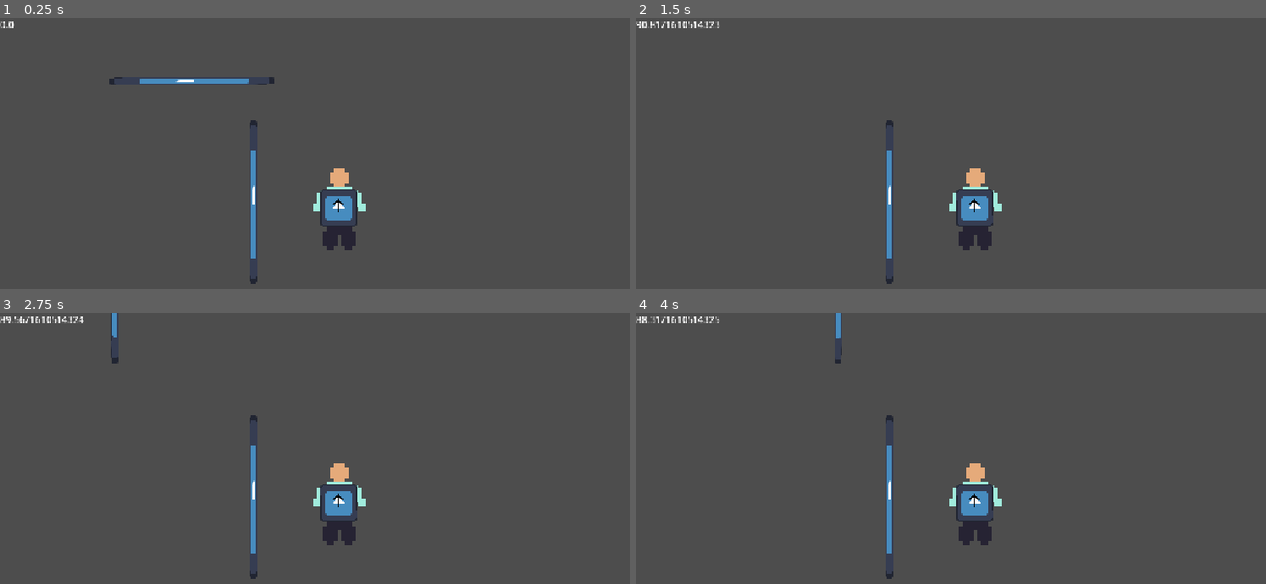
Above: before the commit, frames 1-4 (two rows, left to right).
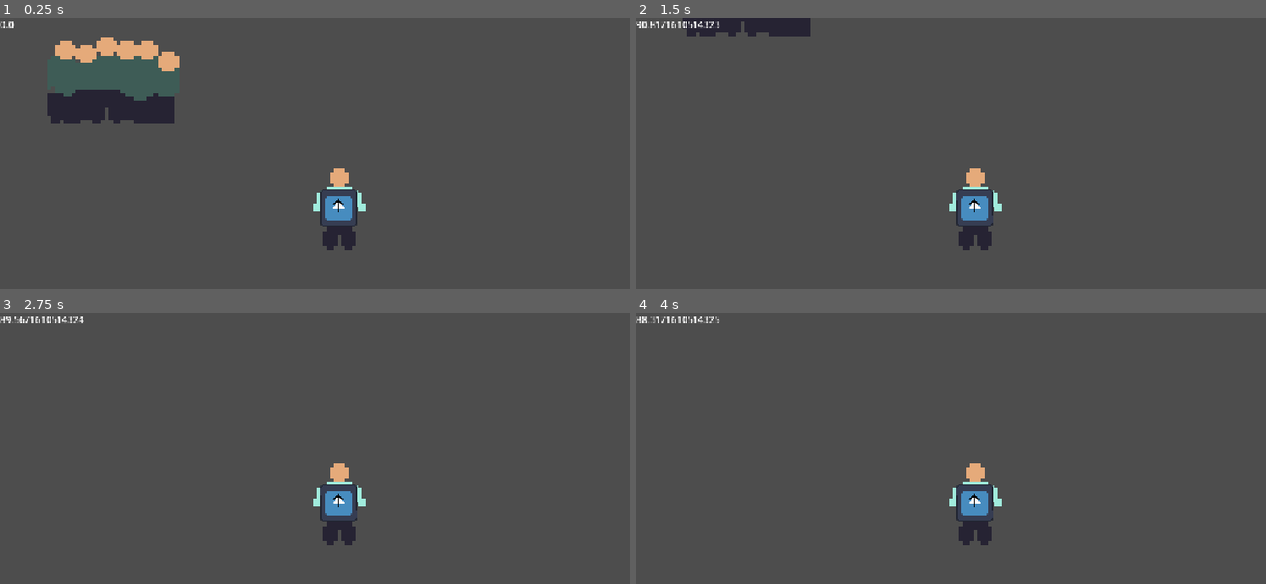
Above: after the commit, the same moments.

Repository: Chickenhatter/horizon-get-to-class
Game: Godot game, scene res://scenes/getting_to.tscn
Two runs of this game, one before a commit and one after it. Both use one fixed random seed, a clock stepped at 60 frames per second and the inputs below. The project has no main scene, so this scene is started directly. The engine's default icon, where the game draws it, is replaced by a stand-in: a white triangle on a blue panel in a dark square.
Inputs (mouse positions are in pixels of both pictures, inside the frame that each line leads up to):
- Up to frame 1 (0.25 s): no input
- Up to frame 2 (1.5 s): tap Enter at 0.5 s; move the mouse to (1121, 188) at 0.52 s; hold Right 0.53-1.28 s; tap Alt at 0.6 s; click (1121, 188) at 0.67 s; move the mouse to (837, 226) at 1.27 s; hold Down from 1.28 s (still down); tap Shift at 1.35 s
- Up to frame 3 (2.75 s): move the mouse to (409, 418) at 2.02 s; release Down at 2.03 s; hold Right from 2.03 s (still down); tap Alt at 2.1 s
- Up to frame 4 (4 s): move the mouse to (938, 578) at 2.77 s; release Right at 2.78 s; hold Up 2.78-3.53 s; tap Shift at 2.85 s; click (938, 578) at 2.92 s; move the mouse to (1177, 559) at 3.52 s; hold Left from 3.53 s (still down); tap Alt at 3.6 s

The runs differ from the first frame. In frame 1, 4.1% of the frame differs, in the area x 7-44%, y 7-99%; in frame 2, 1.6%; in frame 3, 0.5%; in frame 4, 0.5%.

Commit message:
3hr 3m adding animation to walkers

Diff:
--- a/code/character.gd
+++ b/code/character.gd
@@ -41,5 +41,6 @@
 		else:
 			velocity = push * original_speed
 	$Icon2.scale.x = (1.5*(sin((2*PI*($".".rotation_degrees+45)/180)))+4.5)
+	$CollisionPolygon2D.scale.x = (1.5*(sin((2*PI*($".".rotation_degrees+45)/180)))+4.5)
 	$Icon2.rotation_degrees = -$".".rotation_degrees
 	$Icon2/arrow.rotation_degrees = $".".rotation_degrees
--- a/code/moving1.gd
+++ b/code/moving1.gd
@@ -14,3 +14,14 @@
 	var current_velocity = (global_position - last_position) / delta
 	last_position = global_position
 	velocity = current_velocity
+	$side.global_rotation = 0
+	$forward.global_rotation = 0
+	$CollisionShape2D.global_rotation = 0
+	if cos(2*PI*($".".global_rotation_degrees)/180) < 0:
+		$side.play("no")
+		$forward.play("them")
+		$CollisionShape2D.scale.y = 1
+	else:
+		$forward.play("no")
+		$side.play("them")
+		$CollisionShape2D.scale.y = 0.3
--- a/scenes/getting_to.tscn
+++ b/scenes/getting_to.tscn
@@ -7,9 +7,8 @@
 [ext_resource type="Texture2D" uid="uid://celsot7yfnag4" path="res://assets/human/pixil-frame-0 (15).png" id="3_l6age"]
 [ext_resource type="Script" uid="uid://c1r628slsblxt" path="res://code/classes_decider.gd" id="4_ku5y5"]
 [ext_resource type="Script" uid="uid://dc4oih1orewkw" path="res://code/camera.gd" id="5_6viju"]
-
-[sub_resource type="CircleShape2D" id="CircleShape2D_rpb1b"]
-radius = 21.0
+[ext_resource type="Texture2D" uid="uid://dij357whn0vpq" path="res://assets/human/pixil-frame-0 (16).png" id="5_sn084"]
+[ext_resource type="Texture2D" uid="uid://cbge3i68g8yk3" path="res://assets/human/pixil-frame-0 (14).png" id="6_ah7as"]
 
 [sub_resource type="Curve2D" id="Curve2D_4m780"]
 _data = {
@@ -18,7 +17,45 @@
 point_count = 5
 
 [sub_resource type="RectangleShape2D" id="RectangleShape2D_ku5y5"]
-size = Vector2(13, 269)
+size = Vector2(148.98418, 222.97482)
+
+[sub_resource type="SpriteFrames" id="SpriteFrames_rpb1b"]
+animations = [{
+"frames": [{
+"duration": 1.0,
+"texture": null
+}],
+"loop": 1,
+"name": &"no",
+"speed": 5.0
+}, {
+"frames": [{
+"duration": 1.0,
+"texture": ExtResource("5_sn084")
+}],
+"loop": 1,
+"name": &"them",
+"speed": 5.0
+}]
+
+[sub_resource type="SpriteFrames" id="SpriteFrames_7xrwy"]
+animations = [{
+"frames": [{
+"duration": 1.0,
+"texture": null
+}],
+"loop": 1,
+"name": &"no",
+"speed": 5.0
+}, {
+"frames": [{
+"duration": 1.0,
+"texture": ExtResource("6_ah7as")
+}],
+"loop": 1,
+"name": &"them",
+"speed": 5.0
+}]
 
 [sub_resource type="RectangleShape2D" id="RectangleShape2D_7xrwy"]
 
@@ -58,9 +95,6 @@
 scale = Vector2(6, 6)
 texture = ExtResource("2_dak1h")
 
-[node name="CollisionShape2D" type="CollisionShape2D" parent="Node2D/character/character" unique_id=782613579]
-shape = SubResource("CircleShape2D_rpb1b")
-
 [node name="Icon2" type="Node2D" parent="Node2D/character/character" unique_id=1552264854]
 scale = Vector2(6, 6)
 
@@ -77,6 +111,9 @@
 scale = Vector2(0.34375, 0.33333325)
 texture = ExtResource("3_l6age")
 
+[node name="CollisionPolygon2D" type="CollisionPolygon2D" parent="Node2D/character/character" unique_id=368582955]
+polygon = PackedVector2Array(-14, -68, 17, -68, 17, -37, 41, -37, 41, -8, 47, -8, 47, 7, 33, 7, 28, 7, 28, 72, -27, 72, -27, 5, -44, 5, -46, 5, -46, -8, -40, -8, -40, -37, -15, -37, -15, -68)
+
 [node name="people" type="Node2D" parent="Node2D" unique_id=1781502234]
 
 [node name="students" type="Path2D" parent="Node2D/people" unique_id=1999616336]
@@ -88,30 +125,28 @@
 progress = 3242.4343
 
 [node name="CharacterBody2D" type="CharacterBody2D" parent="Node2D/people/students/PathFollow2D" unique_id=1366225198]
+position = Vector2(4.0494885, -122.955696)
 platform_floor_layers = 0
 script = ExtResource("3_4m780")
 
 [node name="CollisionShape2D" type="CollisionShape2D" parent="Node2D/people/students/PathFollow2D/CharacterBody2D" unique_id=1704654837]
-position = Vector2(-3.5, 124.5)
+position = Vector2(-3.8788452, 118.48142)
+scale = Vector2(1, 0.3)
 shape = SubResource("RectangleShape2D_ku5y5")
 
-[node name="Icon" type="Sprite2D" parent="Node2D/people/students/PathFollow2D/CharacterBody2D" unique_id=1282611516]
-position = Vector2(-3, 130)
-scale = Vector2(0.09374999, 2.1875)
-texture = ExtResource("2_l0a5c")
-
-[node name="CharacterBody2D" type="CharacterBody2D" parent="Node2D/people" unique_id=1368067390]
-position = Vector2(243, 367)
-platform_floor_layers = 0
-
-[node name="CollisionShape2D" type="CollisionShape2D" parent="Node2D/people/CharacterBody2D" unique_id=541101642]
-position = Vector2(-3.5, 124.5)
-shape = SubResource("RectangleShape2D_ku5y5")
-
-[node name="Icon" type="Sprite2D" parent="Node2D/people/CharacterBody2D" unique_id=329799821]
-position = Vector2(-3, 130)
-scale = Vector2(0.09374999, 2.1875)
-texture = ExtResource("2_l0a5c")
+[node name="side" type="AnimatedSprite2D" parent="Node2D/people/students/PathFollow2D/CharacterBody2D" unique_id=1251426449]
+position = Vector2(22.637909, 120.06885)
+rotation = 1.5707964
+scale = Vector2(6, 6)
+sprite_frames = SubResource("SpriteFrames_rpb1b")
+animation = &"them"
+
+[node name="forward" type="AnimatedSprite2D" parent="Node2D/people/students/PathFollow2D/CharacterBody2D" unique_id=883736721]
+position = Vector2(23.319384, 119.10352)
+rotation = 1.5707964
+scale = Vector2(7, 6.381)
+sprite_frames = SubResource("SpriteFrames_7xrwy")
+animation = &"them"
 
 [node name="classes" type="Node2D" parent="Node2D" unique_id=2028233519]
 
Binary file added: assets/human/pixil-frame-0 (16).png
Not shown, added: assets/human/pixil-frame-0 (16).png.import
